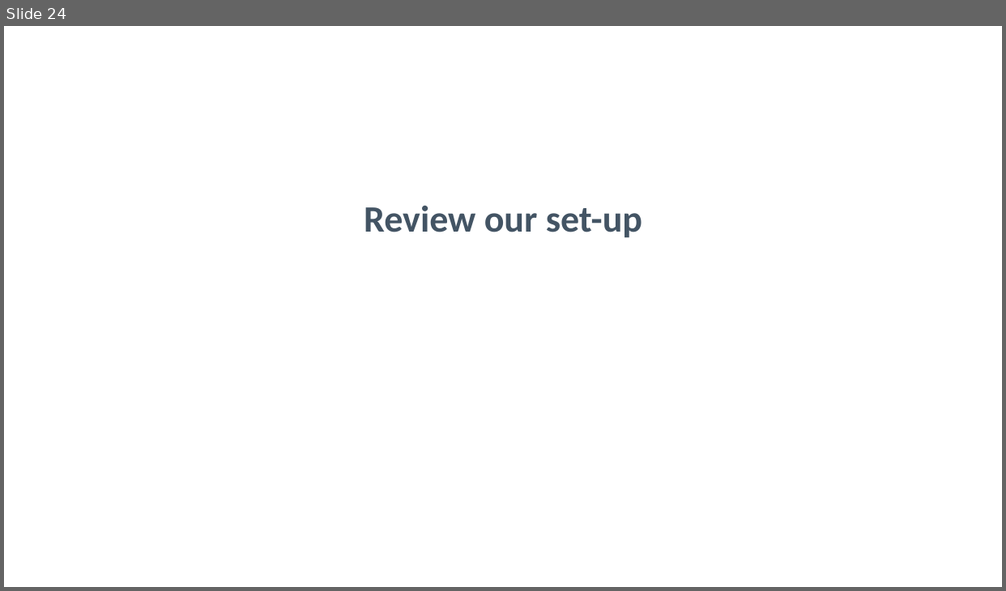
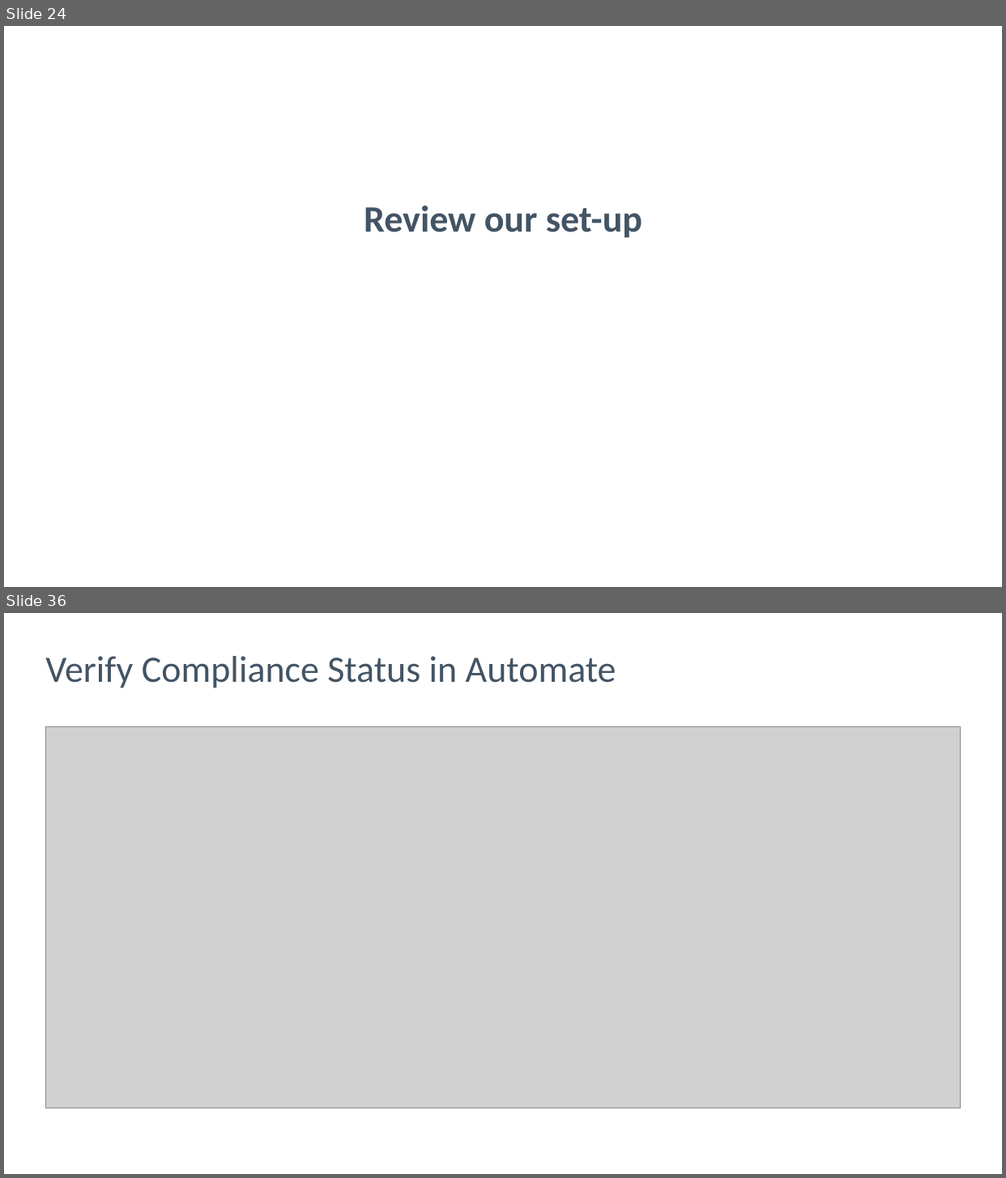
Before and after one commit to nathenharvey/introduction-to-inspec, a slide deck: powerpoint/Continuous-Compliance.pptx. Shown one above the other, each under a label of ours: slide 24 before the commit, slides 24 and 36 after it; the slides between them are not shown. The pictures are 1006x591 and 1006x1178 pixels, drawn with LibreOffice and Linux fonts; fonts in the diff are those of the drawing; grey boxes stand for pictures; background and template pictures are left out. Boxes give left, top, right and bottom in pixels: in the first picture for what was removed or moved away, otherwise in the second. Text is boxed around its words. In the diff, an @@ line names an element or a change of style, - is before the commit and + after.

Commit message:
Round out the compliance deck

```diff
--- a/powerpoint/Continuous-Compliance.pptx
+++ b/powerpoint/Continuous-Compliance.pptx
@@ slide 36 added at (4,613,1002,1174), background picture (left out) @@
@@ title added at (45,656,616,688), 43 pt, text #435464 @@
+Verify Compliance Status in Automate
@@ picture added at (46,727,961,1109) @@
```
Also in this commit, not shown: 11 other slides added.
